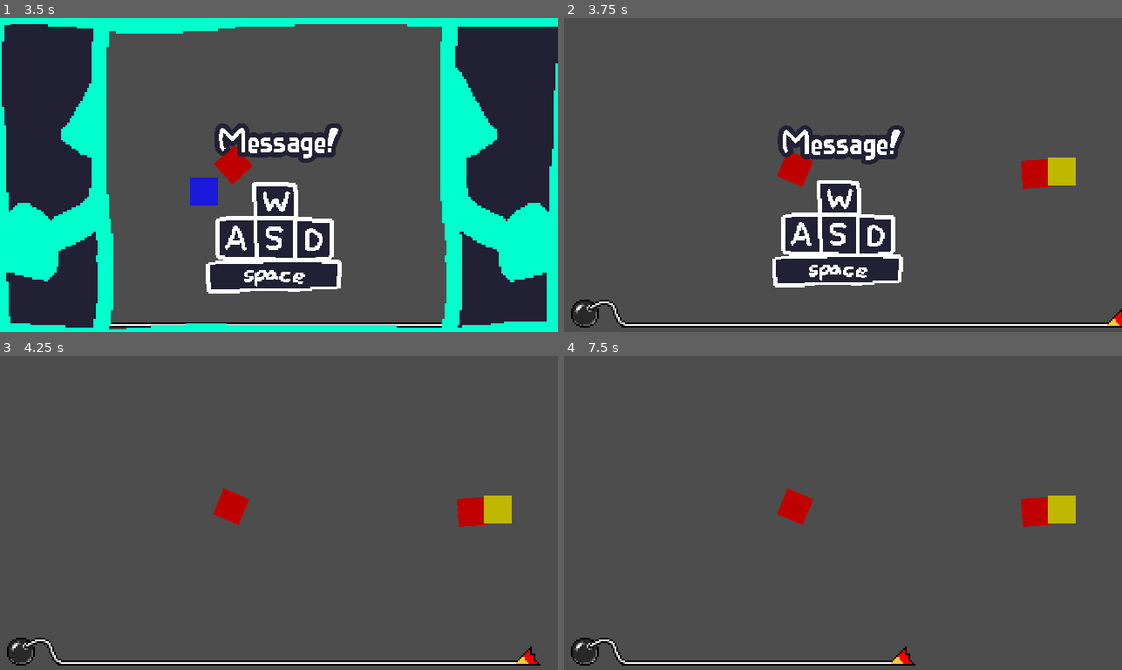
Above: before the commit, frames 1-4 (two rows, left to right).
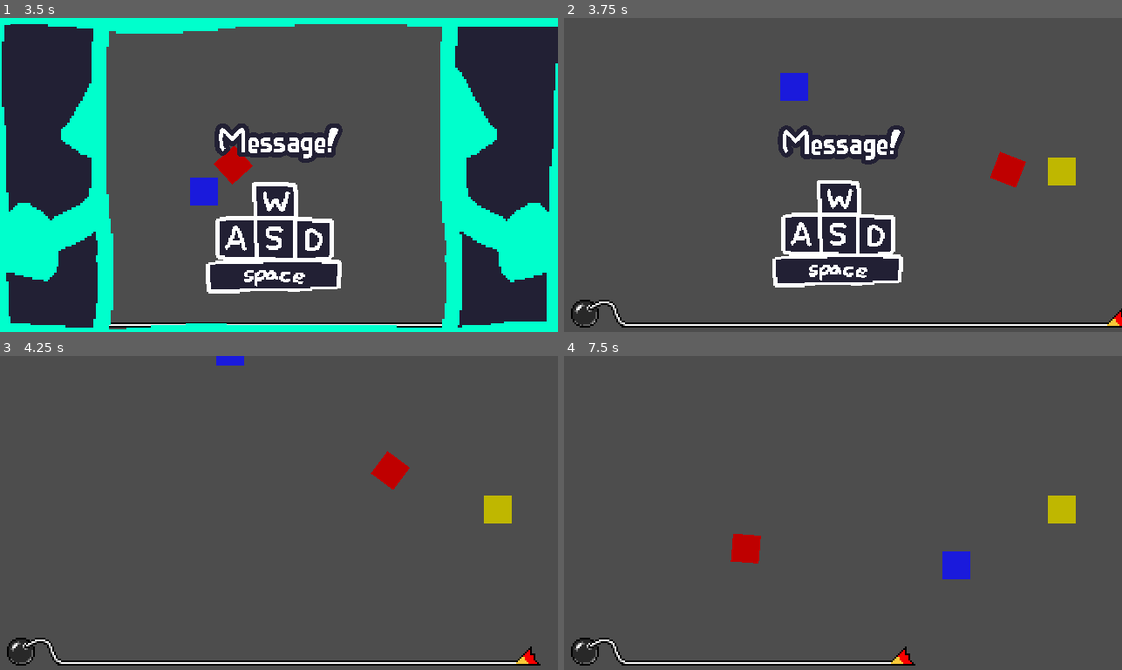
Above: after the commit, the same moments.

Repository: MuizHamzat/MicroGame
Game: Godot game, scene res://scenes/main/main.tscn
Two runs of this game, one before a commit and one after it. Both use one fixed random seed, a clock stepped at 60 frames per second and the inputs below. Sound files missing from this copy of the repository are replaced by a short silence.
Inputs (mouse positions are in pixels of both pictures, inside the frame that each line leads up to):
- Up to frame 1 (3.5 s): click "Start" at 0.5 s; tap Enter (keyboard_action) at 1.25, 2.1 s; move the mouse to (401, 159) at 1.27 s; hold D (keyboard_right) 1.28-2.03 s; hold Enter (keyboard_action) 1.28-2.03 s; click (401, 159) at 1.42 s; move the mouse to (167, 190) at 2.02 s; hold S (keyboard_down) 2.03-2.78 s; move the mouse to (334, 105) at 2.77 s; hold D (keyboard_right) from 2.78 s (still down); hold Enter (keyboard_action) from 2.78 s (still down)
- Up to frame 2 (3.75 s): move the mouse to (815, 237) at 3.52 s; release D (keyboard_right) at 3.53 s; release Enter (keyboard_action) at 3.53 s; hold W (keyboard_up) from 3.53 s (still down); tap Enter (keyboard_action) at 3.6 s; click (815, 237) at 3.67 s
- Up to frame 3 (4.25 s): keep holding W (keyboard_up)
- Up to frame 4 (7.5 s): move the mouse to (1010, 560) at 4.27 s; release W (keyboard_up) at 4.28 s; hold Enter (keyboard_action) 4.28-5.03 s; hold A (keyboard_left) 4.28-5.78 s; move the mouse to (675, 465) at 5.02 s; tap Enter (keyboard_action) at 5.1, 6.6 s; move the mouse to (870, 513) at 5.77 s; hold S (keyboard_down) 5.78-6.53 s; hold Enter (keyboard_action) 5.78-6.53 s; click (870, 513) at 5.92 s; move the mouse to (759, 434) at 6.52 s; hold D (keyboard_right) 6.53-7.28 s; move the mouse to (965, 497) at 7.27 s; hold W (keyboard_up) from 7.28 s (still down); hold Enter (keyboard_action) from 7.28 s (still down)

Frame 1 is identical in both runs. In frame 2, 1.7% of the frame differs, in the area x 38-88%, y 17-55%; in frame 3, 1.5%; in frame 4, 1.8%, in the area x 29-88%, y 42-72%.

Commit message:
changed some function names and added attacks

Diff:
--- a/MacGDC Microgame Jam 2024 Template/microgames/RideOrDie/scenes/enemy.tscn
+++ b/MacGDC Microgame Jam 2024 Template/microgames/RideOrDie/scenes/enemy.tscn
@@ -19,7 +19,7 @@
 [sub_resource type="CircleShape2D" id="CircleShape2D_uhhmj"]
 radius = 24.0
 
-[node name="Enemy" type="CharacterBody2D"]
+[node name="Enemy" type="CharacterBody2D" groups=["Enemies"]]
 position = Vector2(290, 158)
 motion_mode = 1
 script = ExtResource("1_sko4m")
--- a/MacGDC Microgame Jam 2024 Template/microgames/RideOrDie/scenes/player.tscn
+++ b/MacGDC Microgame Jam 2024 Template/microgames/RideOrDie/scenes/player.tscn
@@ -31,7 +31,13 @@
 [node name="AnimatedSprite2D" type="AnimatedSprite2D" parent="."]
 sprite_frames = SubResource("SpriteFrames_hmefm")
 
-[node name="Sword" type="Area2D" parent="."]
+[node name="hitbox" type="Area2D" parent="."]
 
-[node name="CollisionShape2D" type="CollisionShape2D" parent="Sword"]
+[node name="CollisionShape2D" type="CollisionShape2D" parent="hitbox"]
 shape = SubResource("CircleShape2D_dowau")
+
+[node name="Attack" type="Timer" parent="."]
+one_shot = true
+
+[connection signal="body_entered" from="hitbox" to="." method="_on_hitbox_body_entered"]
+[connection signal="timeout" from="Attack" to="." method="_on_attack_timeout"]
--- a/MacGDC Microgame Jam 2024 Template/microgames/RideOrDie/scripts/enemy.gd
+++ b/MacGDC Microgame Jam 2024 Template/microgames/RideOrDie/scripts/enemy.gd
@@ -22,7 +22,7 @@
 func _on_kill_zone_body_entered(body):
 	if body.name == "Player":
 		Globals.target_alive = false
-		body.kill()
+		body.death()
 		kill.emit()
 
 	# Must be deferred as we can't change physics properties on a physics callback.
--- a/MacGDC Microgame Jam 2024 Template/microgames/RideOrDie/scripts/player.gd
+++ b/MacGDC Microgame Jam 2024 Template/microgames/RideOrDie/scripts/player.gd
@@ -1,7 +1,11 @@
 extends CharacterBody2D
+
+@onready var hitbox = $hitbox
+@onready var attack = $Attack
 
 var screen_size
 const SPEED = 300.0
+var can_attack = true
 
 
 func _ready():
@@ -18,6 +22,12 @@
 	if Input.is_action_pressed("keyboard_right"):
 		velocity.x += 1;
 
+	# Attack
+	if Input.is_action_pressed("keyboard_action") and can_attack:
+		#play here animation
+		can_attack = false
+		attack.start()
+
 	# Normalizing the speed so diagonal isnt faster (can add animation after :))
 	if velocity.length() > 0:
 		velocity = velocity.normalized() * SPEED
@@ -29,6 +39,20 @@
 	position = position.clamp(Vector2.ZERO, screen_size)
 	move_and_slide()
 
-func kill():
+func death():
 	print("Player killed")
 	queue_free()
+
+
+func kill(object):
+	print("Enemy has been slayed")
+	object.queue_free()
+
+
+func _on_attack_timeout():
+	can_attack = true
+
+
+func _on_hitbox_body_entered(body):
+	if body.is_in_group("Enemies"):
+		kill(body)
Not shown: 1 places in MacGDC Microgame Jam 2024 Template/microgames/RideOrDie/scenes/enemy.tscn that only renumber resources
